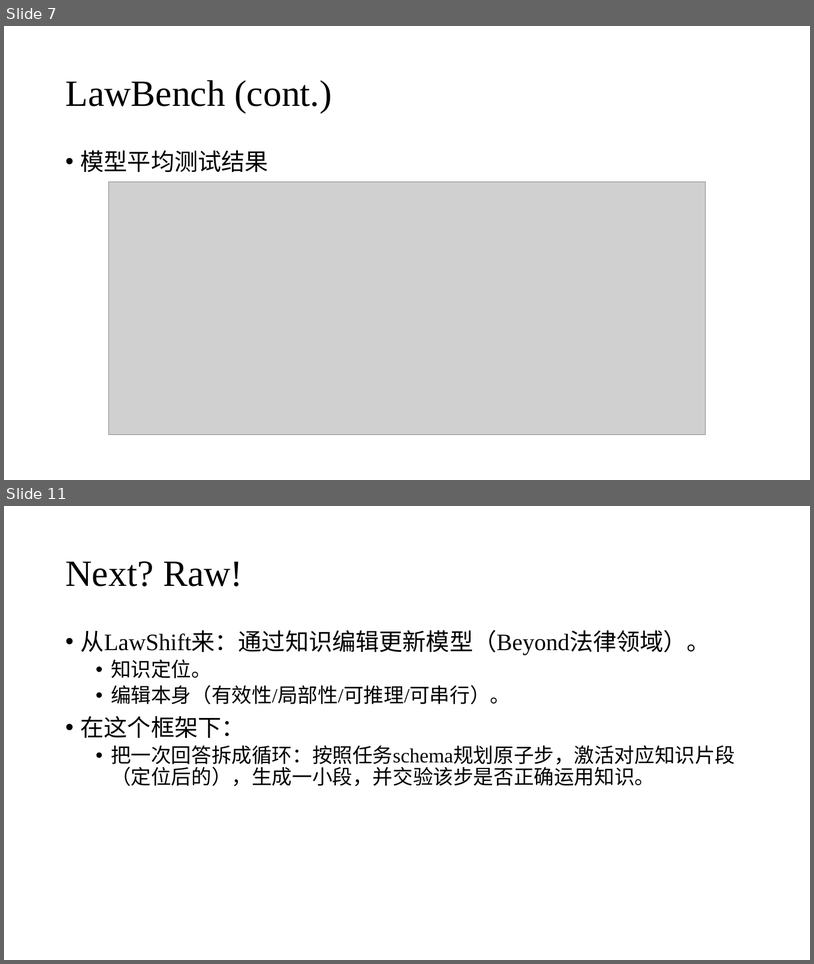
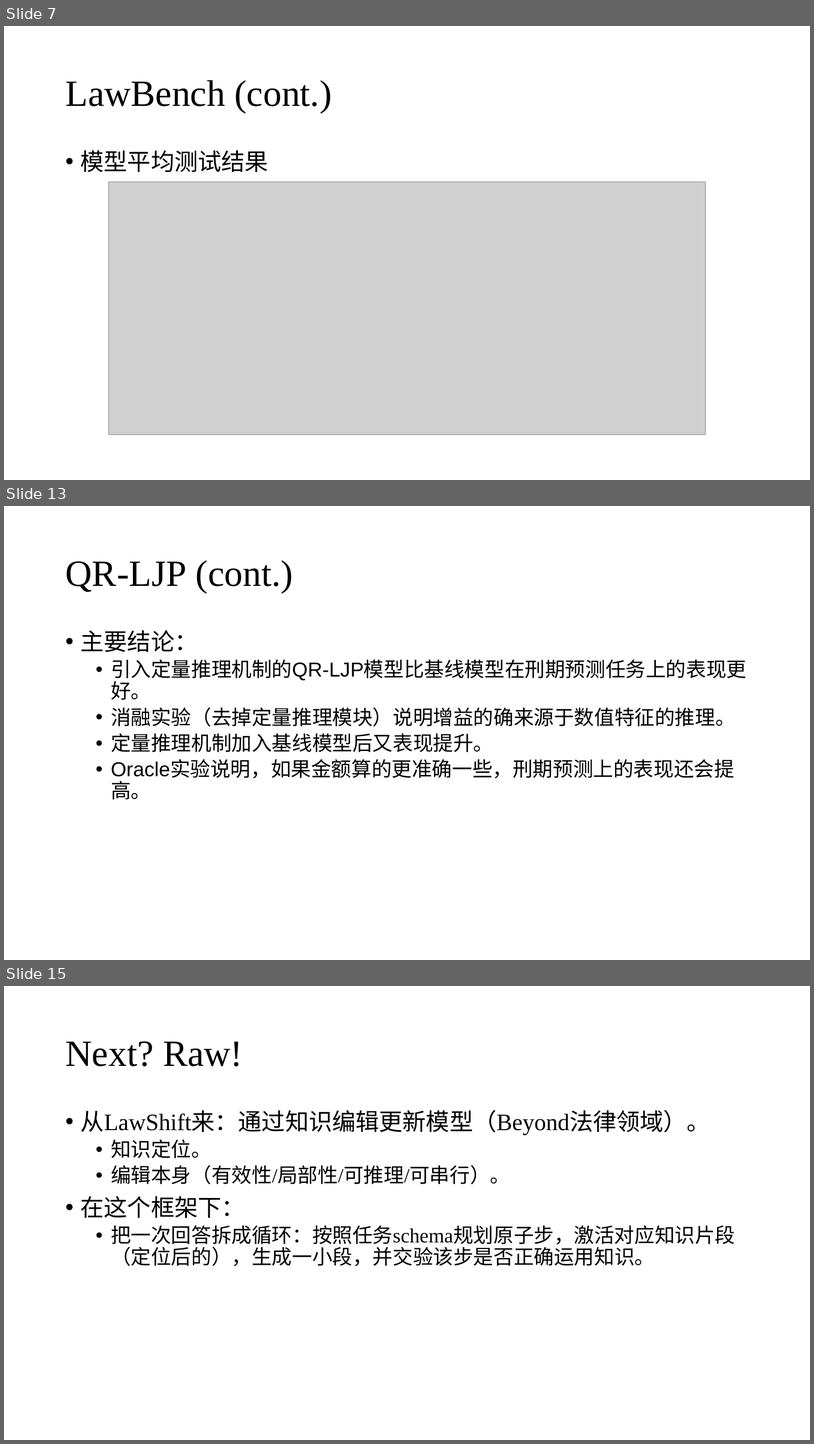
Before and after one commit to zhuohan9036/research_general_materials, a slide deck: legal_ai/20251107_intro_legal_ai_works.pptx. Shown one above the other, each under a label of ours: slides 7 and 11 before the commit, slides 7, 13 and 15 after it; the slides between them are not shown. The pictures are 814x964 and 814x1444 pixels, drawn with LibreOffice and Linux fonts; fonts in the diff are those of the drawing; grey boxes stand for pictures. Boxes give left, top, right and bottom in pixels: in the first picture for what was removed or moved away, otherwise in the second. Text is boxed around its words. In the diff, an @@ line names an element or a change of style, - is before the commit and + after.

```diff
--- a/legal_ai/20251107_intro_legal_ai_works.pptx
+++ b/legal_ai/20251107_intro_legal_ai_works.pptx
@@ slide 13 added at box(4, 506, 810, 960), background #FFFFFF @@
@@ title added at box(65, 560, 293, 592), 44 pt, text #000000 @@
+QR-LJP (cont.)
@@ text added at box(81, 630, 747, 799), 24 pt, text #000000 @@
+• 主要结论：
+  • 引入定量推理机制的QR-LJP模型比基线模型在刑期预测任务上的表现更好。
+  • 消融实验（去掉定量推理模块）说明增益的确来源于数值特征的推理。
+  • 定量推理机制加入基线模型后又表现提升。
+  • Oracle实验说明，如果金额算的更准确一些，刑期预测上的表现还会提高。
@@ what was slide 11 is now slide 15 @@
```
Also in this commit, not shown: 7 slides changed, 3 other slides added, 1 other file.
